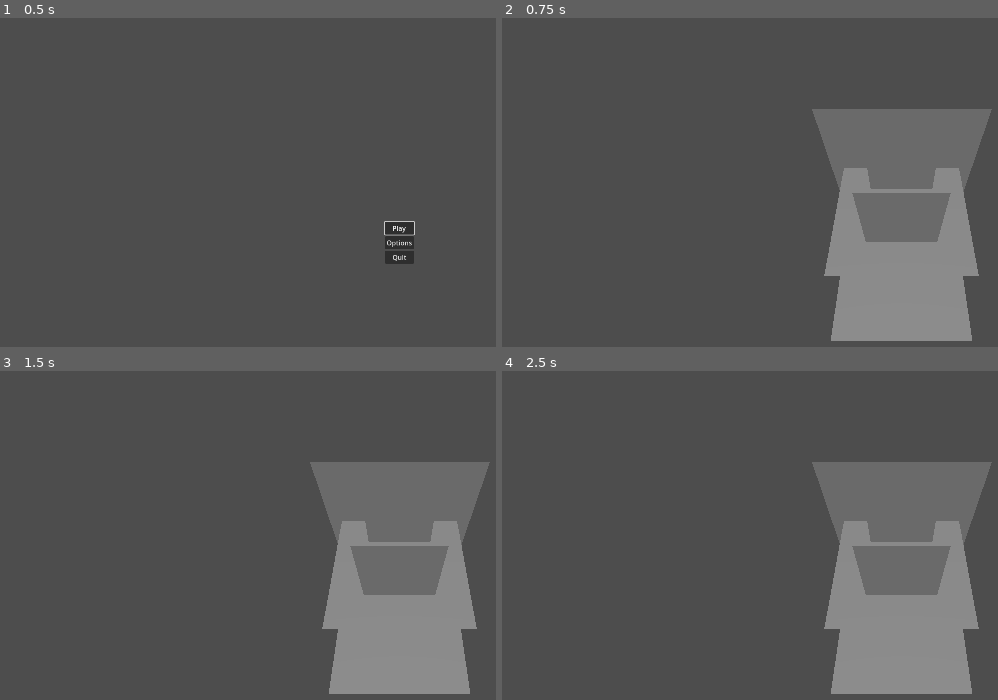
Above: before the commit, frames 1-4 (two rows, left to right).
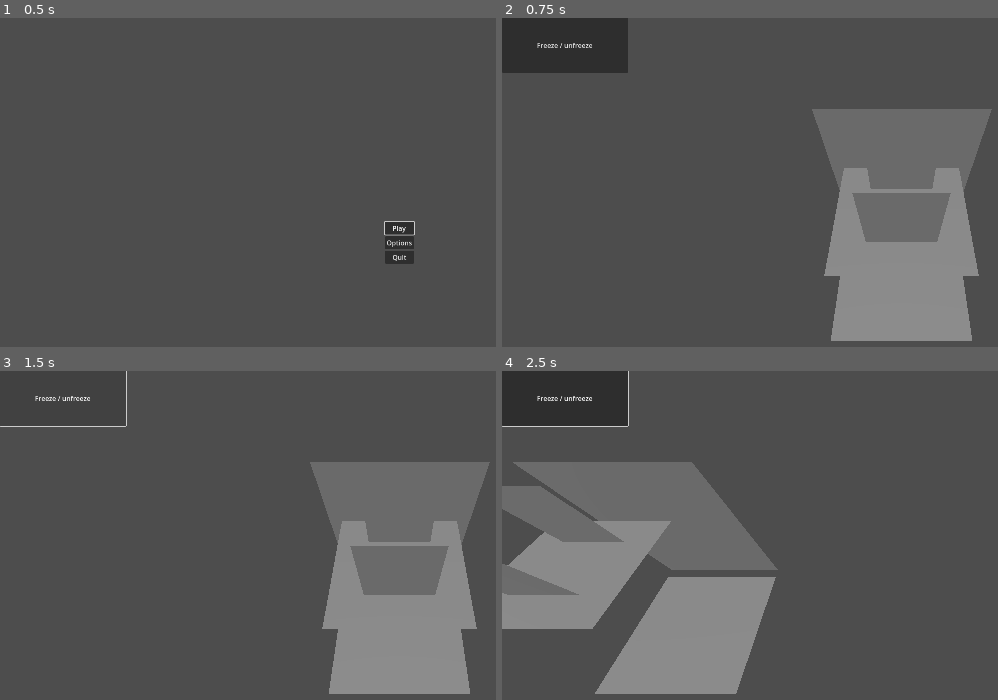
Above: after the commit, the same moments.

Repository: UN-Games/tunnels
Game: Godot game, scene res://scenes/main.tscn
Same seed, same stepped clock (60 frames per second), same inputs: the game is played once before the commit and once after it.
Inputs (mouse positions are in pixels of both pictures, inside the frame that each line leads up to):
- Up to frame 1 (0.5 s): no input
- Up to frame 2 (0.75 s): click "Play" at 0.5 s
- Up to frame 3 (1.5 s): click (64, 397) at 1.25 s, where only the run after the commit has a clickable "Freeze / unfreeze"
- Up to frame 4 (2.5 s): tap Enter at 2 s; move the mouse to (outside the picture) at 2.02 s; hold Right (right) from 2.03 s (still down); hold Right mouse button (camera_pan) from 2.03 s (still down); click (outside the picture) at 2.17 s

Frame 1 is identical in both runs. In frame 2, 4.2% of the frame differs, in the area x 0-26%, y 0-17%; in frame 3, 0.2%; in frame 4, 51%, in the area x 0-99%, y 0-99%.

Commit message:
Added complete camera funcionality
Rotation and Moving when reaching boarders is not implemented

Diff:
--- /dev/null
+++ b/global/events.gd
@@ -0,0 +1,6 @@
+extends Node
+
+signal camera_moved(new_location)
+signal camera_jump_requested(location, duration)
+signal camera_freeze_requested()
+signal camera_unfreeze_requested()
--- a/project.godot
+++ b/project.godot
@@ -14,6 +14,10 @@
 run/main_scene="res://scenes/main.tscn"
 config/features=PackedStringArray("4.2", "GL Compatibility")
 config/icon="res://assets/icons/icon.svg"
+
+[autoload]
+
+Events="*res://global/events.gd"
 
 [display]
 
--- a/scenes/game/game_world.tscn
+++ b/scenes/game/game_world.tscn
@@ -9,19 +9,24 @@
 script = ExtResource("1_78whg")
 
 [node name="GodMovement" type="Node3D" parent="."]
-transform = Transform3D(1, 0, 0, 0, 0.5, 0.866025, 0, -0.866025, 0.5, 0, 1, 1)
+transform = Transform3D(1, 0, 0, 0, 1, 0, 0, 0, 1, 0, 1, 1)
 script = ExtResource("2_ubci8")
-pan_speed = null
+pan_speed = 1.0
 allow_pan = null
+move_speed = null
 min_zoom = 2
 max_zoom = 25
-zoom_speed = 4.0
+zoom_speed = 10.0
 zoom_speed_damp = 0.8
 zoom_to_cursor = true
 
-[node name="Camera3D" type="Camera3D" parent="GodMovement"]
+[node name="Elevation" type="Node3D" parent="GodMovement"]
 unique_name_in_owner = true
-transform = Transform3D(1, 0, 0, 0, 1, 0, 0, 0, 1, 0, 0, 1)
+transform = Transform3D(1, 0, 0, 0, 0.5, 0.866025, 0, -0.866025, 0.5, 0, 0, 0)
+
+[node name="Camera3D" type="Camera3D" parent="GodMovement/Elevation"]
+unique_name_in_owner = true
+transform = Transform3D(1, 0, 0, 0, 1, -2.98023e-08, 0, 2.98023e-08, 1, 0, 0, 1)
 current = true
 fov = 90.0
 size = 2.0
--- a/scenes/game/god_movement.gd
+++ b/scenes/game/god_movement.gd
@@ -1,6 +1,6 @@
 extends Node3D
 
-@onready var camera: Camera3D = %Camera3D
+@onready var camera: Camera3D = %Elevation/Camera3D
 @onready var viewport_width: int = get_viewport().get_size().x
 @onready var viewport_height: int = get_viewport().get_size().y
 @onready var viewport_min_x_move: int = viewport_width
@@ -8,6 +8,8 @@
 # export the pan speed with a slider from 0 to 10 by 0.5 increments
 @export_range(0, 10, 0.5) var pan_speed: float = 2.0
 @export var allow_pan: bool = true
+# movement
+@export_range(0, 100, 10) var move_speed: float = 10.0
 # zoom
 @export_range(0, 1000) var min_zoom: int = 1
 @export_range(0, 1000) var max_zoom: int = 90
@@ -27,6 +29,7 @@
 var _zooming_out: bool = false
 var _is_panning: bool = false
 var _zoom_direction: float = 0
+var _is_frozen: bool = false
 
 
 const GROUND_PLANE = Plane(Vector3.UP, 0)
@@ -34,13 +37,16 @@
 
 # Called when the node enters the scene tree for the first time.
 func _ready() -> void:
-	pass # Replace with function body.
-
+	Events.connect("camera_freeze_requested", _freeze)
+	Events.connect("camera_unfreeze_requested", _unfreeze)
 
 # Called every frame. 'delta' is the elapsed time since the previous frame.
 func _process(delta: float) -> void:
+	if _is_frozen:
+		return
+	_move(delta)
 	_zoom(delta)
-	# _pan(delta)
+	_pan(delta)
 	# debug position
 	#position.x = move_toward(position.x, viewportMousePos.x, viewport_min_x_move * 1)
 	# move the camera in negative local z
@@ -92,8 +98,25 @@
 	if event.is_action_released("camera_zoom_out"):
 		_last_zoomed_out_pos = get_viewport().get_mouse_position()
 
+func _move(delta: float) -> void:
+	var velocity = Vector3()
+	if Input.is_action_pressed("up"):
+		velocity -= transform.basis.z
+	if Input.is_action_pressed("down"):
+		velocity += transform.basis.z
+	if Input.is_action_pressed("left"):
+		velocity -= transform.basis.x
+	if Input.is_action_pressed("right"):
+		velocity += transform.basis.x
+	velocity = velocity.normalized()
+	_translate_location(velocity * move_speed * delta * ((camera.position.z +10) * 0.1))
+
 func _pan(delta: float) -> void:
+	if not _is_panning or not allow_pan:
+		return
 	var displacement = _get_mouse_displacement()
+	var velocity = Vector3(displacement.x, 0, displacement.y) * pan_speed * delta * ((camera.position.z +10) * 0.1)
+	_translate_location(-velocity)
 
 func _zoom(delta: float) -> void:
 	# calculate the new zoom
@@ -150,4 +173,14 @@
 	if _last_zoomed_in_pos.y > viewport_height * 0.5 and _last_zoomed_out_pos.y < _last_zoomed_in_pos.y and _zooming_out:
 		displacement.y *= 0.1
 
-	position -= displacement
+	_translate_location(-displacement)
+
+func _translate_location(vec: Vector3) -> void:
+	position += vec
+	Events.emit_signal("camera_moved", position)
+
+func _freeze() -> void:
+	_is_frozen = true
+
+func _unfreeze() -> void:
+	_is_frozen = false
--- /dev/null
+++ b/scenes/game/levels/Button.gd
@@ -0,0 +1,12 @@
+extends Button
+
+var _is_frozen = false;
+
+
+func _on_pressed() -> void:
+	if _is_frozen:
+		Events.emit_signal("camera_unfreeze_requested")
+	else:
+		Events.emit_signal("camera_freeze_requested")
+
+	_is_frozen = !_is_frozen
--- a/scenes/game/levels/level1.tscn
+++ b/scenes/game/levels/level1.tscn
@@ -1,4 +1,6 @@
-[gd_scene load_steps=3 format=3 uid="uid://c18dd8k328vgq"]
+[gd_scene load_steps=4 format=3 uid="uid://c18dd8k328vgq"]
+
+[ext_resource type="Script" path="res://scenes/game/levels/Button.gd" id="1_icqlx"]
 
 [sub_resource type="PlaneMesh" id="PlaneMesh_5emcx"]
 
@@ -17,3 +19,21 @@
 
 [node name="DirectionalLight3D" type="DirectionalLight3D" parent="."]
 transform = Transform3D(1, 0, 0, 0, 0.5, 0.866025, 0, -0.866025, 0.5, 0, 1, 0)
+
+[node name="Control" type="Control" parent="."]
+layout_mode = 3
+anchors_preset = 15
+anchor_right = 1.0
+anchor_bottom = 1.0
+grow_horizontal = 2
+grow_vertical = 2
+mouse_filter = 2
+
+[node name="Button" type="Button" parent="Control"]
+layout_mode = 0
+offset_right = 303.0
+offset_bottom = 132.0
+text = "Freeze / unfreeze"
+script = ExtResource("1_icqlx")
+
+[connection signal="pressed" from="Control/Button" to="Control/Button" method="_on_pressed"]
